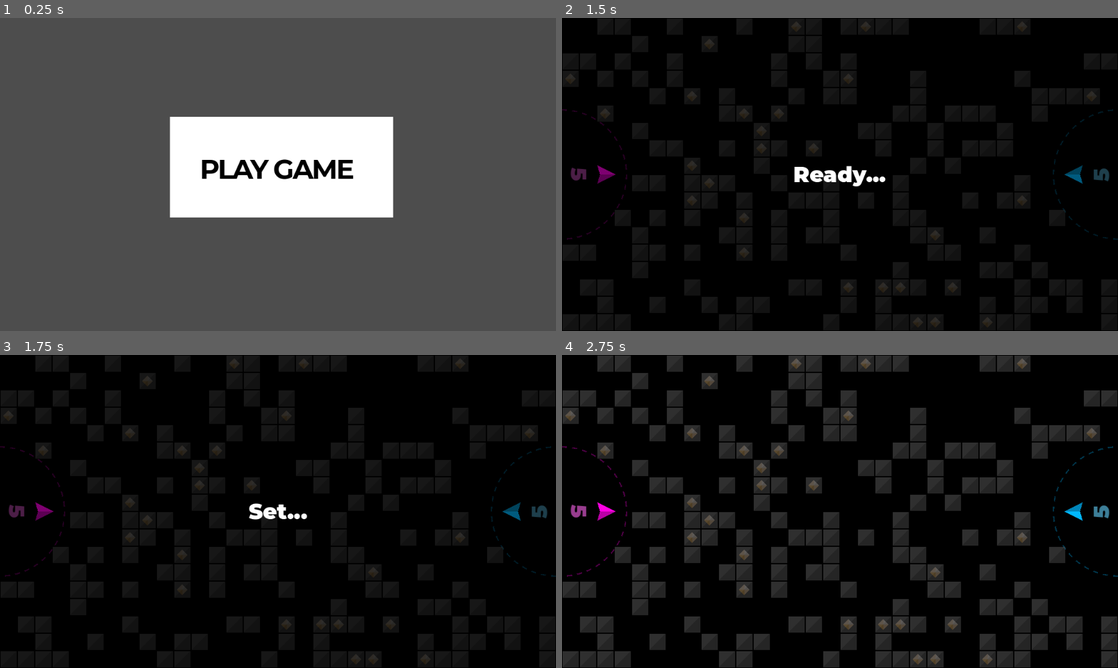
Above: before the commit, frames 1-4 (two rows, left to right).
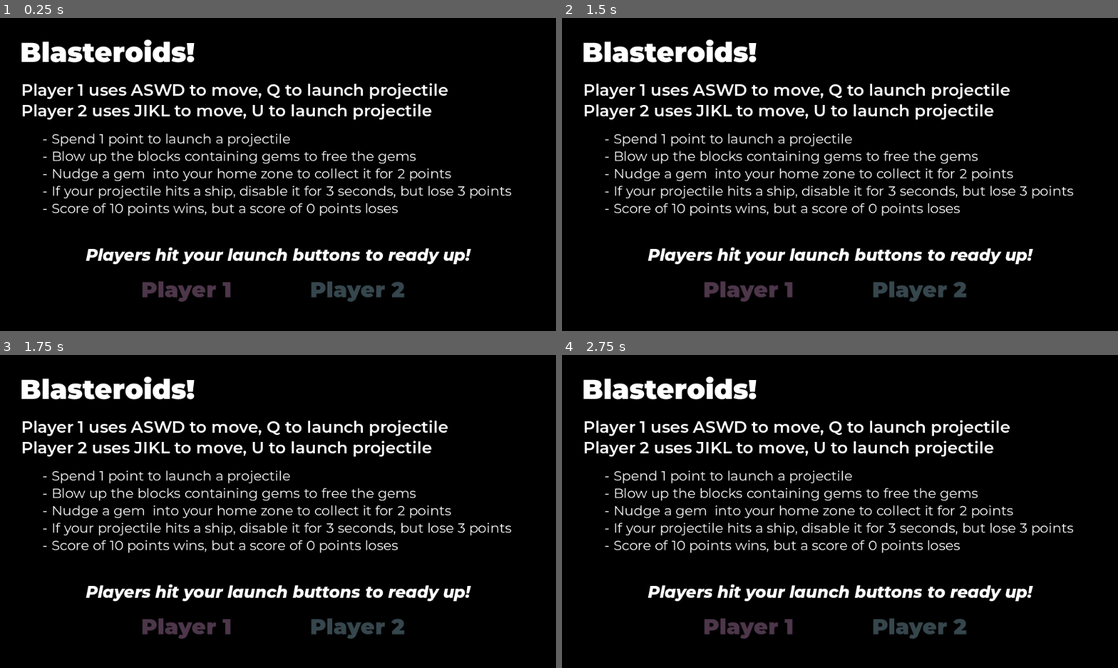
Above: after the commit, the same moments.

Repository: outrightmental/Blockbusters
Game: Godot game, scene res://scenes/main.tscn
Two runs of this game, one before a commit and one after it. Both use one fixed random seed, a clock stepped at 60 frames per second and the inputs below.
Inputs (mouse positions are in pixels of both pictures, inside the frame that each line leads up to):
- Up to frame 1 (0.25 s): no input
- Up to frame 2 (1.5 s): click (845, 165) at 0.52 s; tap Enter (ui_accept) at 1.25, 1.35 s; hold Right (ui_right) from 1.28 s (still down)
- Up to frame 3 (1.75 s): keep holding Right (ui_right); tap Enter (ui_accept) at 1.52 s
- Up to frame 4 (2.75 s): tap Enter (ui_accept) at 1.82, 2, 2.1, 2.27, 2.57 s; release Right (ui_right) at 2.03 s; hold Down (ui_down) from 2.03 s (still down)

The runs differ from the first frame. In frame 1, 98% of the frame differs, in the area x 0-100%, y 0-100%; in frame 2, 12%; in frame 3, 12%; in frame 4, 33%.

Commit message:
player ready

Diff:
--- a/global/config.gd
+++ b/global/config.gd
@@ -18,3 +18,11 @@
 const PLAYER_VICTORY_SCORE: int      = 10
 const PLAYER_COLLECT_GEM_VALUE: int  = 2
 const PLAYER_DISABLE_SHIP_VALUE: int = 3
+# Formatting template for player input
+const player_input_mapping_format: Dictionary = {
+											 "left": "p%d_left",
+											 "right": "p%d_right",
+											 "up": "p%d_up",
+											 "down": "p%d_down",
+											 "action_a": "p%d_action_a",
+										 }
--- a/global/game.gd
+++ b/global/game.gd
@@ -8,6 +8,7 @@
 signal player_did_harm(player_num: int)
 signal gem_count_updated
 signal projectile_count_updated
+signal player_ready_updated
 
 # Keeping track of the score
 @onready var score: Dictionary = {
@@ -19,10 +20,8 @@
 @onready var gems_in_blocks: int = 0
 @onready var gems_free: int = 0
 @onready var gems_collected: int = 0
-
 # Keeping track of the projectile count
 @onready var projectiles_in_play: int = 0
-
 
 # Check if the player can launch a projectile
 func player_can_launch_projectile(player_num: int) -> bool:
--- /dev/null
+++ b/models/player/ready.gd
@@ -0,0 +1,58 @@
+class_name Ready
+extends Node2D
+
+# Constants
+const READY_COLOR_SV_RATIO: float   = 1.0
+const UNREADY_COLOR_SV_RATIO: float = 0.3
+# Player number to identify the home
+@export var player_num: int = 0
+# When the player is ready
+@export var is_ready: bool = false
+# Input mapping
+var input_mapping: Dictionary = {
+									"action_a": "ui_accept",
+								}
+
+
+
+# Called when the node enters the scene tree for the first time.
+func _ready() -> void:
+	_set_player_name()
+	_set_color()
+	# Set up input mapping for player
+	for key in input_mapping.keys():
+		var action_name: String = Config.player_input_mapping_format[key] % player_num
+		if InputMap.has_action(action_name):
+			input_mapping[key] = action_name
+		else:
+			print("Input action not found: ", action_name)
+
+
+# Set the name of the player based on player_num
+func _set_player_name() -> void:
+	$Text.set_text("Player " + str(player_num))
+	pass
+
+
+# Set the colors of the ship based on player_num
+func _set_color() -> void:
+	if player_num in Config.PLAYER_COLORS:
+		$Text.set("theme_override_colors/default_color", Util.color_at_sv_ratio(Config.PLAYER_COLORS[player_num][0], READY_COLOR_SV_RATIO if is_ready else UNREADY_COLOR_SV_RATIO))
+	else:
+		print("No colors found for player_num: ", player_num)
+	pass
+
+
+# Toggle readiness
+func _toggle_ready() -> void:
+	is_ready = !is_ready
+	_set_color()
+	Game.player_ready_updated.emit()
+	pass
+
+
+# Called every frame. 'delta' is the elapsed time since the previous frame.
+func _process(_delta: float) -> void:
+	# Check if input action is pressed
+	if Input.is_action_just_pressed(input_mapping["action_a"]):
+		_toggle_ready()
--- /dev/null
+++ b/models/player/ready.tscn
@@ -0,0 +1,19 @@
+[gd_scene load_steps=3 format=3 uid="uid://dvo0oiws54t1m"]
+
+[ext_resource type="Script" uid="uid://c2fge45tdrxy1" path="res://models/player/ready.gd" id="1_i5n61"]
+[ext_resource type="FontFile" uid="uid://dblvrdtyp1jsa" path="res://assets/fonts/Montserrat/static/Montserrat-Black.ttf" id="2_gkuhg"]
+
+[node name="Score" type="Node2D"]
+script = ExtResource("1_i5n61")
+
+[node name="Text" type="RichTextLabel" parent="."]
+offset_left = -145.0
+offset_top = -27.0
+offset_right = 145.0
+offset_bottom = 27.0
+theme_override_colors/default_color = Color(1, 1, 1, 1)
+theme_override_fonts/normal_font = ExtResource("2_gkuhg")
+theme_override_font_sizes/normal_font_size = 40
+text = "Player #"
+horizontal_alignment = 1
+vertical_alignment = 1
--- a/models/player/ship.gd
+++ b/models/player/ship.gd
@@ -15,19 +15,12 @@
 									"action_a": "ui_accept",
 								}
 
-const input_mapping_format: Dictionary =  {
-											  "left": "p%d_left",
-											  "right": "p%d_right",
-											  "up": "p%d_up",
-											  "down": "p%d_down",
-											  "action_a": "p%d_action_a",
-										  }
-const dir_vectors                      := {
-											  "right": Vector2(1, 0),
-											  "left": Vector2(-1, 0),
-											  "up": Vector2(0, -1),
-											  "down": Vector2(0, 1),
-										  }
+const dir_vectors := {
+						 "right": Vector2(1, 0),
+						 "left": Vector2(-1, 0),
+						 "up": Vector2(0, -1),
+						 "down": Vector2(0, 1),
+					 }
 # keep track of the time when the input direction was pressed
 var input_direction_start_ticks_msec: float = 0.0
 # whether the input direction is pressed
@@ -50,7 +43,7 @@
 	set_linear_damp(LINEAR_DAMP)
 	# Set up input mapping for player
 	for key in input_mapping.keys():
-		var action_name: String = input_mapping_format[key] % player_num
+		var action_name: String = Config.player_input_mapping_format[key] % player_num
 		if InputMap.has_action(action_name):
 			input_mapping[key] = action_name
 		else:
--- a/scenes/main.gd
+++ b/scenes/main.gd
@@ -1,8 +1,35 @@
 extends Node2D
+
+# Signal that never happens, in case the tree is unloaded
+signal never
+
+# Constants
+const GAME_START_DELAY_SECONDS: float = 1.0
 
 # Called when the node enters the scene tree for the first time.
 func _ready() -> void:
-	$PlayGameButton.connect("pressed", _on_texture_button_pressed)
+	Game.player_ready_updated.connect(_on_player_ready_updated)
+	pass
 
-func _on_texture_button_pressed() -> void:
-	get_tree().change_scene_to_file("res://scenes/play_game.tscn")
+
+# If both players are ready, start the game
+func _on_player_ready_updated() -> void:
+	if $ReadyPlayer1.is_ready and $ReadyPlayer2.is_ready:
+		# TODO here we should show an indication that both players are ready and the game will start if nobody unreadies
+		await _delay(GAME_START_DELAY_SECONDS)
+		if $ReadyPlayer1.is_ready and $ReadyPlayer2.is_ready:
+			_goto_scene("res://scenes/play_game.tscn")
+
+
+# Goto a scene, guarding against the condition that the tree has been unloaded since the calling thread arrived here
+func _goto_scene(path: String) -> void:
+	if get_tree():
+		get_tree().change_scene_to_file(path)
+
+
+# Delay, guarding against the condition that the tree has been unloaded since the calling thread arrived here
+func _delay(seconds: float) -> Signal:
+	if get_tree():
+		return get_tree().create_timer(seconds).timeout
+	else:
+		return never
--- a/scenes/main.tscn
+++ b/scenes/main.tscn
@@ -1,41 +1,67 @@
-[gd_scene load_steps=5 format=3 uid="uid://cmijftuchxf62"]
+[gd_scene load_steps=7 format=3 uid="uid://cmijftuchxf62"]
 
 [ext_resource type="Script" uid="uid://cnw80skrxjv77" path="res://scenes/main.gd" id="1_0pxjd"]
-[ext_resource type="FontFile" uid="uid://cpkj5252remkh" path="res://assets/fonts/Montserrat/Montserrat-VariableFont_wght.ttf" id="1_1d83m"]
-
-[sub_resource type="CanvasTexture" id="CanvasTexture_p3wwr"]
-
-[sub_resource type="FontVariation" id="FontVariation_v7c6u"]
-base_font = ExtResource("1_1d83m")
-variation_opentype = {
-2003265652: 700
-}
-spacing_glyph = -3
+[ext_resource type="FontFile" uid="uid://dblvrdtyp1jsa" path="res://assets/fonts/Montserrat/static/Montserrat-Black.ttf" id="2_sugp2"]
+[ext_resource type="FontFile" uid="uid://bm8bvpfu88aux" path="res://assets/fonts/Montserrat/static/Montserrat-Regular.ttf" id="3_jyhfs"]
+[ext_resource type="FontFile" uid="uid://vcvw424a0cqr" path="res://assets/fonts/Montserrat/static/Montserrat-SemiBold.ttf" id="3_tbgi4"]
+[ext_resource type="PackedScene" uid="uid://dvo0oiws54t1m" path="res://models/player/ready.tscn" id="4_jyhfs"]
+[ext_resource type="FontFile" uid="uid://csk5t783aicvv" path="res://assets/fonts/Montserrat/static/Montserrat-ExtraBoldItalic.ttf" id="4_tefeu"]
 
 [node name="Main" type="Node2D"]
 script = ExtResource("1_0pxjd")
 
-[node name="PlayGameButton" type="TextureButton" parent="."]
-offset_left = 312.0
-offset_top = 182.0
-offset_right = 723.0
-offset_bottom = 364.0
+[node name="Background" type="ColorRect" parent="."]
+z_index = -10
+offset_right = 1024.0
+offset_bottom = 576.0
+color = Color(0, 0, 0, 1)
 
-[node name="TextureRect" type="TextureRect" parent="PlayGameButton"]
-layout_mode = 0
-offset_left = 1.0
-offset_right = 412.0
-offset_bottom = 185.0
-texture = SubResource("CanvasTexture_p3wwr")
+[node name="RichTextLabel" type="RichTextLabel" parent="."]
+offset_left = 37.0
+offset_top = 32.0
+offset_right = 413.0
+offset_bottom = 104.0
+theme_override_fonts/normal_font = ExtResource("2_sugp2")
+theme_override_font_sizes/normal_font_size = 50
+text = "Blasteroids!"
 
-[node name="RichTextLabel" type="RichTextLabel" parent="PlayGameButton/TextureRect"]
-layout_mode = 0
-offset_left = 55.0
-offset_top = 65.0
-offset_right = 355.0
-offset_bottom = 145.0
-mouse_filter = 1
-theme_override_colors/default_color = Color(0, 0, 0, 1)
-theme_override_fonts/normal_font = SubResource("FontVariation_v7c6u")
-theme_override_font_sizes/normal_font_size = 50
-text = "PLAY GAME"
+[node name="ControlsText" type="RichTextLabel" parent="."]
+offset_left = 39.0
+offset_top = 113.0
+offset_right = 998.0
+offset_bottom = 189.0
+theme_override_fonts/normal_font = ExtResource("3_tbgi4")
+theme_override_font_sizes/normal_font_size = 30
+text = "Player 1 uses ASWD to move, Q to launch projectile
+Player 2 uses JIKL to move, U to launch projectile"
+
+[node name="InstructionsText" type="RichTextLabel" parent="."]
+offset_left = 78.0
+offset_top = 206.0
+offset_right = 975.0
+offset_bottom = 372.0
+theme_override_fonts/normal_font = ExtResource("3_jyhfs")
+theme_override_font_sizes/normal_font_size = 25
+text = "- Spend 1 point to launch a projectile
+- Blow up the blocks containing gems to free the gems
+- Nudge a gem  into your home zone to collect it for 2 points
+- If your projectile hits a ship, disable it for 3 seconds, but lose 3 points
+- Score of 10 points wins, but a score of 0 points loses"
+
+[node name="ReadyText" type="RichTextLabel" parent="."]
+offset_left = 39.0
+offset_top = 417.0
+offset_right = 985.0
+offset_bottom = 463.0
+theme_override_fonts/normal_font = ExtResource("4_tefeu")
+theme_override_font_sizes/normal_font_size = 30
+text = "Players hit your launch buttons to ready up!"
+horizontal_alignment = 1
+
+[node name="ReadyPlayer1" parent="." instance=ExtResource("4_jyhfs")]
+position = Vector2(344, 500)
+player_num = 1
+
+[node name="ReadyPlayer2" parent="." instance=ExtResource("4_jyhfs")]
+position = Vector2(658, 500)
+player_num = 2
Not shown, added: models/player/ready.gd.uid
